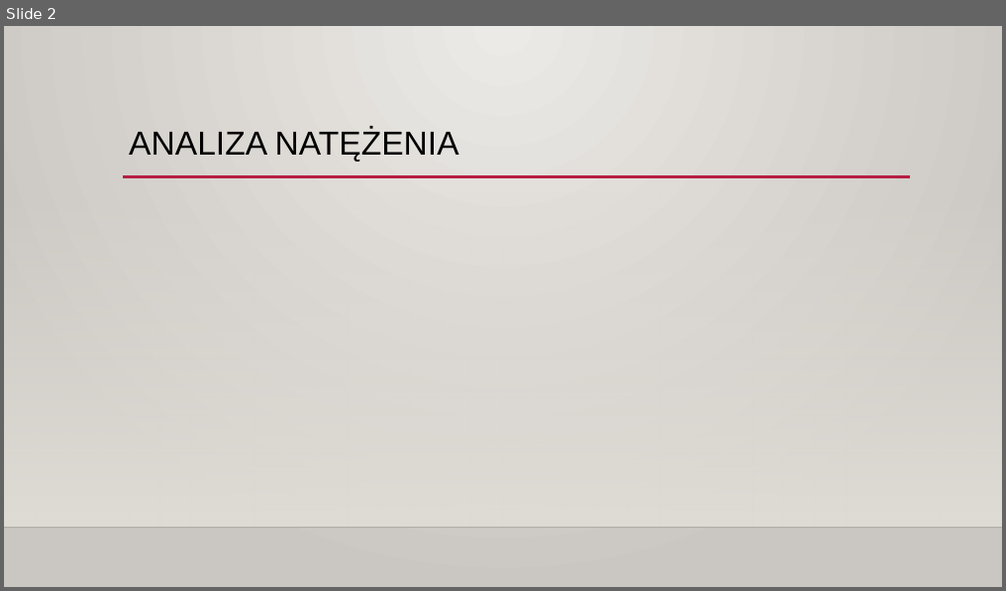
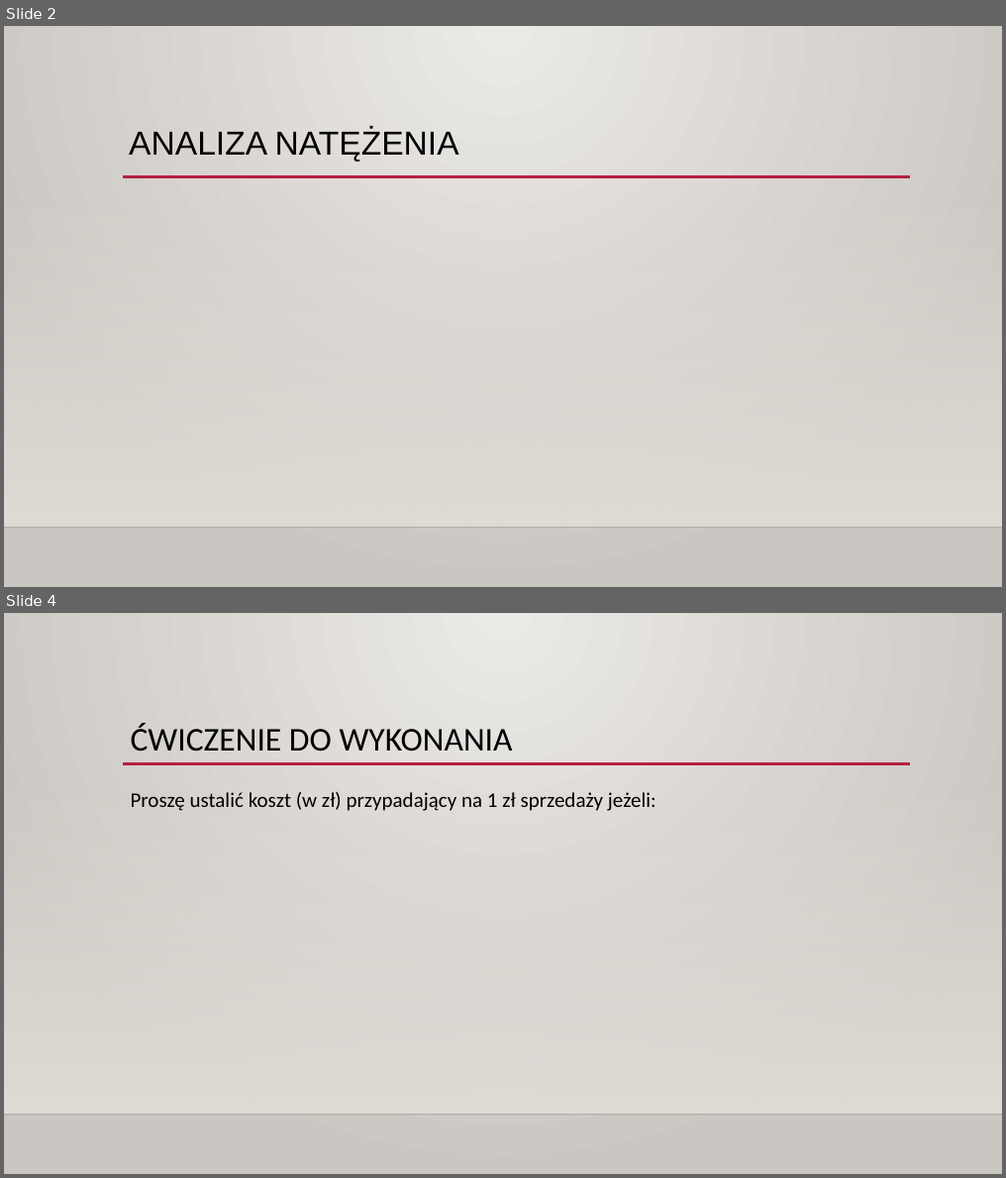
Before and after one commit to VladHaleta2023/Satystic, a slide deck: Analiza statystyczna.pptx. Shown one above the other, each under a label of ours: slide 2 before the commit, slides 2 and 4 after it; the slides between them are not shown. The pictures are 1006x591 and 1006x1178 pixels, drawn with LibreOffice and Linux fonts; fonts in the diff are those of the drawing; grey boxes stand for pictures; background and template pictures are left out. Boxes give left, top, right and bottom in pixels: in the first picture for what was removed or moved away, otherwise in the second. Text is boxed around its words. In the diff, an @@ line names an element or a change of style, - is before the commit and + after.

```diff
--- a/Analiza statystyczna.pptx
+++ b/Analiza statystyczna.pptx
@@ slide 4 added at [4,613,1002,1174], background gradient #ECEAE7 to #CAC7C1; not listed: 3 template elements that a slide beside it also shows @@
@@ title added at [131,724,513,752], 32 pt, text #000000 @@
+ĆWICZENIE DO WYKONANIA
@@ text added at [131,792,656,811], 20 pt, text #000000 @@
+Proszę ustalić koszt (w zł) przypadający na 1 zł sprzedaży jeżeli:
```
Also in this commit, not shown: 1 other slide added.
